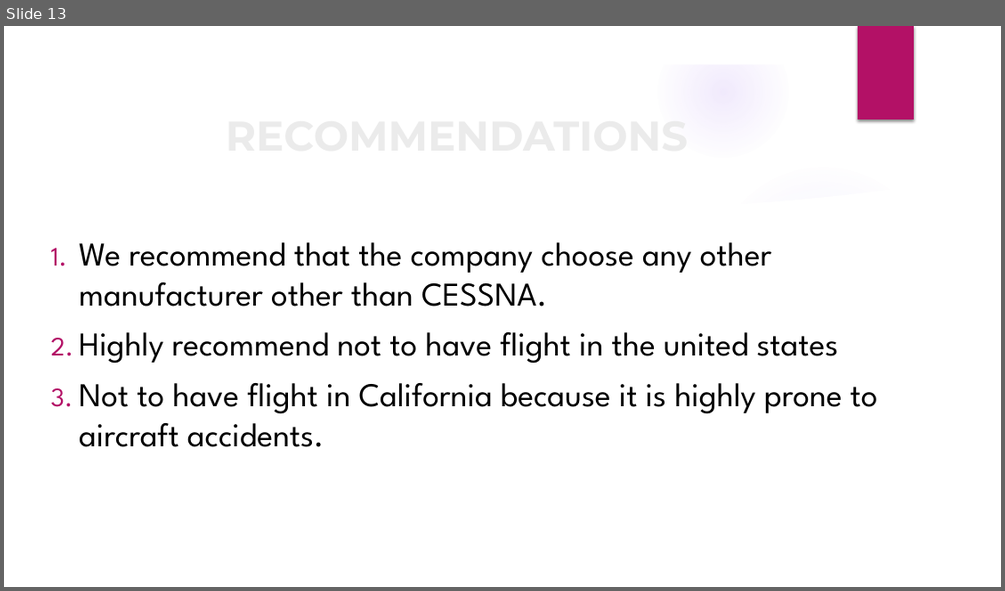
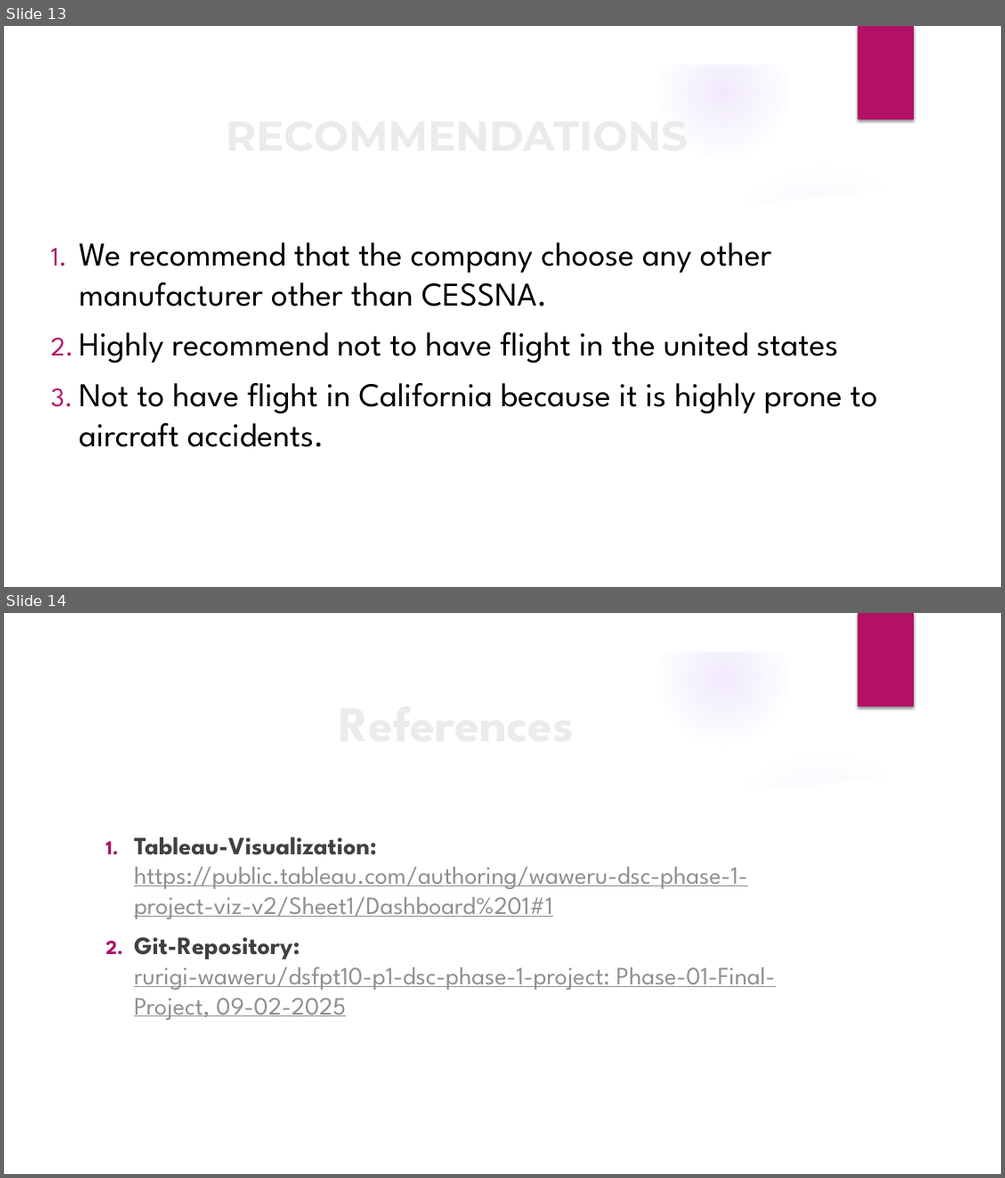
Before and after one commit to rurigi-waweru/dsfpt10-p1-dsc-phase-1-project, a slide deck: project-files/Aviation-Accident-Analysis.pptx. Shown one above the other, each under a label of ours: slide 13 before the commit, slides 13 and 14 after it. The pictures are 1005x591 and 1005x1178 pixels, drawn with LibreOffice and Linux fonts; fonts in the diff are those of the drawing; background and template pictures are left out. Boxes give left, top, right and bottom in pixels: in the first picture for what was removed or moved away, otherwise in the second. Text is boxed around its words. In the diff, an @@ line names an element or a change of style, - is before the commit and + after.

Commit message:
Added References to Presentation -b

```diff
--- a/project-files/Aviation-Accident-Analysis.pptx
+++ b/project-files/Aviation-Accident-Analysis.pptx
@@ slide 14 added at (4, 613, 1001, 1174), background picture (left out); not listed: 9 template elements that a slide beside it also shows @@
@@ title added at (98, 692, 815, 750), 48 pt, text #EBEBEB, bold @@
+References
@@ text added at (134, 836, 776, 1020), 24 pt, text #8F8F8F, underline @@
+1. Tableau-Visualization: https://public.tableau.com/authoring/waweru-dsc-phase-1-project-viz-v2/Sheet1/Dashboard%201#1
+2. Git-Repository:
+   rurigi-waweru/dsfpt10-p1-dsc-phase-1-project: Phase-01-Final-Project, 09-02-2025
```
Also in this commit, not shown: 1 other file.
